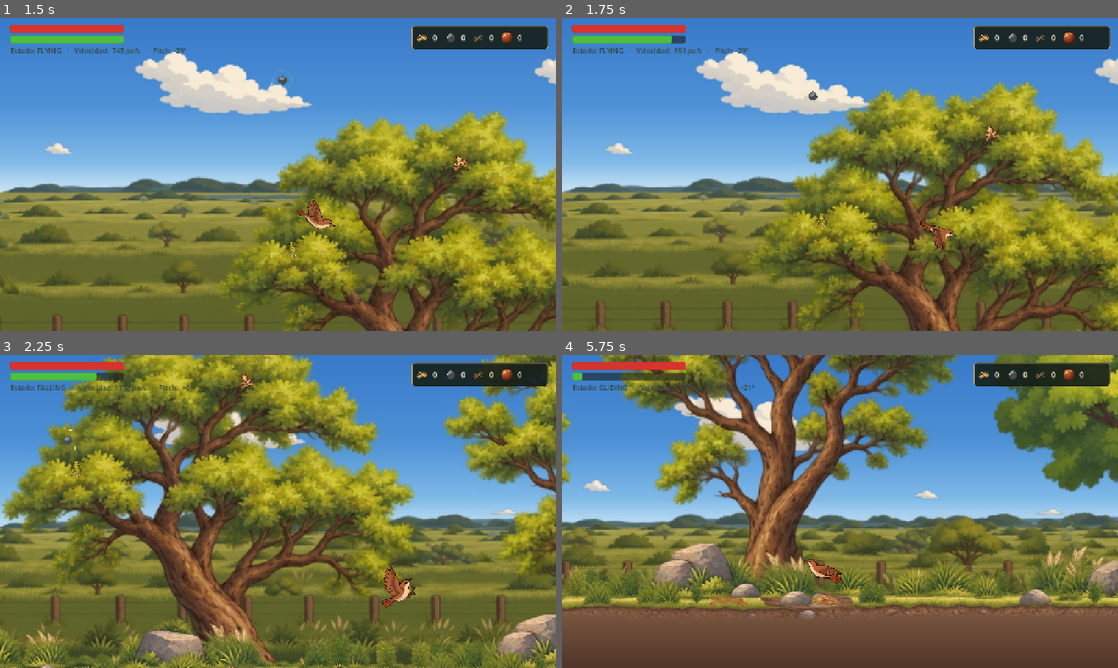
Above: before the commit, frames 1-4 (two rows, left to right).
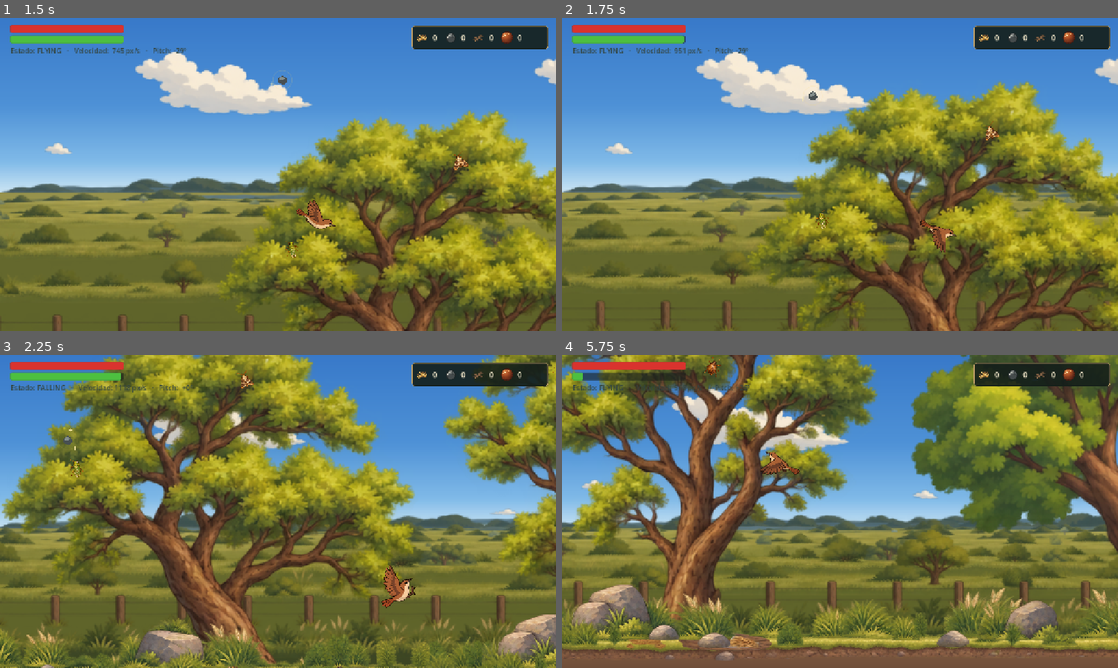
Above: after the commit, the same moments.

Repository: Martin-Fedorenko/hornero
Game: Godot game, scene res://Hornero_Menu_Inicio/menu_hornero/menu_inicio.tscn
Same seed, same stepped clock (60 frames per second), same inputs: the game is played once before the commit and once after it. Sound files missing from this copy of the repository are replaced by a short silence.
Inputs (mouse positions are in pixels of both pictures, inside the frame that each line leads up to):
- Up to frame 1 (1.5 s): click (127, 102) at 0.5 s; tap Enter at 1.25 s; move the mouse to (400, 158) at 1.27 s; hold D (move_right) from 1.28 s (still down); tap Space (flap) at 1.35 s
- Up to frame 2 (1.75 s): keep holding D (move_right); tap Space (flap) at 1.52 s
- Up to frame 3 (2.25 s): keep holding D (move_right); tap Space (flap) at 1.82 s; move the mouse to (166, 527) at 2.02 s; tap O (fall) at 2.1 s
- Up to frame 4 (5.75 s): tap Space (flap) at 2.27, 2.3, 2.57, 3.05, 3.77, 3.8, 4.07, 4.52, 4.55, 4.82, 5.27, 5.3, 5.57 s; move the mouse to (895, 442) at 2.77 s; release D (move_right) at 2.78 s; hold A (move_left) 2.78-3.53 s; hold E (hornero_interactuar) 2.78-3.53 s; move the mouse to (812, 574) at 3.52 s; hold D (move_right) 3.53-5.03 s; tap L at 3.6 s; move the mouse to (1006, 558) at 4.27 s; tap G at 4.35 s; move the mouse to (673, 464) at 5.02 s; hold A (move_left) from 5.03 s (still down); tap Enter at 5.1 s

Frame 1 is identical in both runs. In frame 2, less than 0.1% of the frame differs, in the area x 19-22%, y 5-9%; in frame 3, 0.1%; in frame 4, 76%, in the area x 0-100%, y 0-100%.

Commit message:
stamina y canto corregido

Diff:
--- a/game/Hornero_Menu_Inicio/menu_hornero/menu_inicio.gd
+++ b/game/Hornero_Menu_Inicio/menu_hornero/menu_inicio.gd
@@ -11,8 +11,8 @@
 const BOTON_HISTORIA: Texture2D = preload("res://Hornero_Menu_Inicio/menu_hornero/Botón Historia estilo fileteado porteño-3.png")
 const BOTON_CREDITOS: Texture2D = preload("res://Hornero_Menu_Inicio/menu_hornero/Créditos en madera con fileteado porteño-1.png")
 const BOTON_SALIR: Texture2D = preload("res://Hornero_Menu_Inicio/menu_hornero/Botón SALIR con fileteado porteño-5.png")
-@export_range(10.0, 30.0, 1.0) var intervalo_canto_minimo := 10.0
-@export_range(10.0, 30.0, 1.0) var intervalo_canto_maximo := 30.0
+@export_range(10.0, 30.0, 1.0) var intervalo_canto_minimo := 0.0
+@export_range(10.0, 30.0, 1.0) var intervalo_canto_maximo := 10.0
 
 @onready var start: Button = $Contenido/Columna/Start
 @onready var ayuda: Button = $Contenido/Columna/ComoJugar
--- a/game/Hornero_Menu_Inicio/menu_hornero/menu_inicio.tscn
+++ b/game/Hornero_Menu_Inicio/menu_hornero/menu_inicio.tscn
@@ -74,11 +74,11 @@
 stream = ExtResource("10_musica")
 volume_db = 0.951
 
-[node name="CantoHornero" type="AudioStreamPlayer" parent="."]
+[node name="CantoHornero" type="AudioStreamPlayer" parent="." unique_id=151156535]
 stream = ExtResource("11_canto")
 volume_db = -24.0
 
-[node name="TemporizadorCantoHornero" type="Timer" parent="."]
+[node name="TemporizadorCantoHornero" type="Timer" parent="." unique_id=674221885]
 one_shot = true
 
 [node name="Contenido" type="MarginContainer" parent="." unique_id=1870174885]
--- a/game/scripts/hornero/hornero_vitals.gd
+++ b/game/scripts/hornero/hornero_vitals.gd
@@ -15,7 +15,7 @@
 @export_group("Stamina")
 @export var max_stamina := 100.0
 ## Stamina que cuesta cada aleteo (también el despegue).
-@export var flap_cost := 12.0
+@export var flap_cost := 1.0
 ## Recuperación por segundo mientras planea.
 @export var glide_regen := 4.0
 ## Recuperación por segundo mientras está en el suelo.
Not shown: 1 places in game/Hornero_Menu_Inicio/menu_hornero/menu_inicio.tscn that only renumber resources
